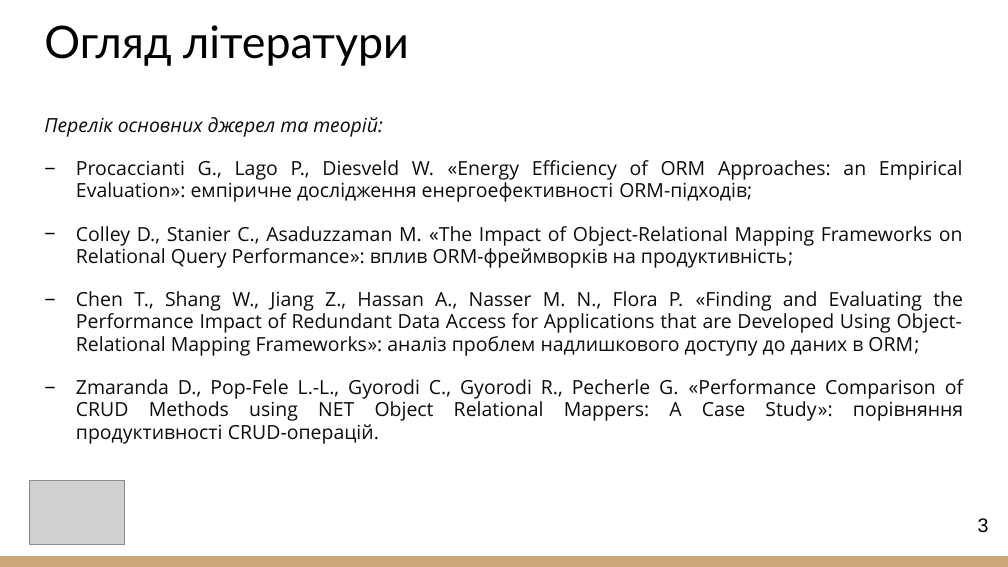
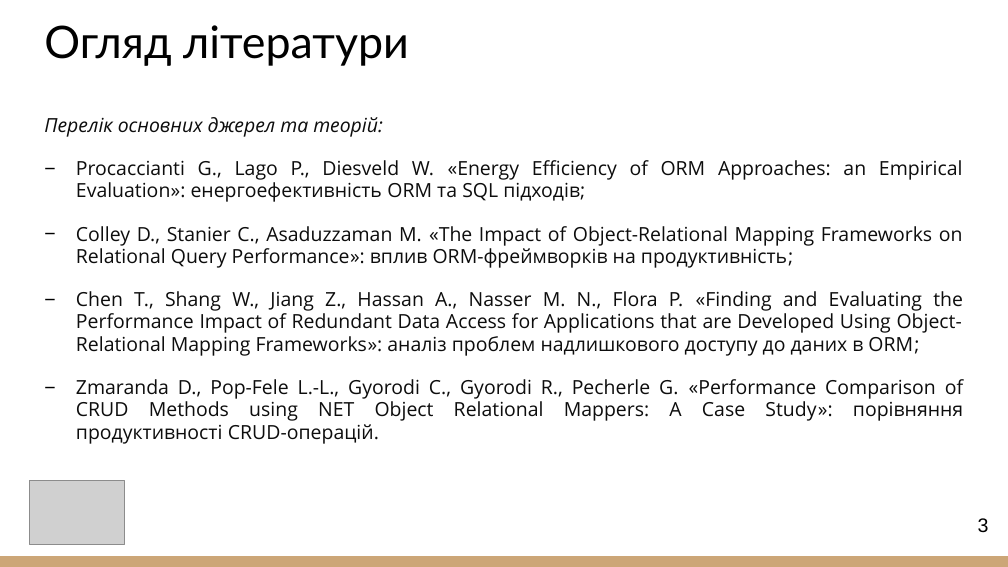
Before and after one commit to yahn1ukov/go-orm-sql-efficiency, a slide deck: slide 3 of 2025_М_ПІ_ІПЗм-23-2_Ягнюков_А_Ю.pptx. Drawn at 1008x567 pixels with LibreOffice and Linux fonts; fonts in the diff are those of the drawing; grey boxes stand for pictures. Boxes give left, top, right and bottom in pixels: in the first picture for what was removed or moved away, otherwise in the second. Text is boxed around its words. In the diff, an @@ line names an element or a change of style, - is before the commit and + after.

```diff
--- a/2025_М_ПІ_ІПЗм-23-2_Ягнюков_А_Ю.pptx
+++ b/2025_М_ПІ_ІПЗм-23-2_Ягнюков_А_Ю.pptx
@@ text at bbox=[76, 160, 963, 202]: text changed @@
-− Procaccianti G., Lago P., Diesveld W. «Energy Efficiency of ORM Approaches: an Empirical Evaluation»: емпіричне дослідження енергоефективності ORM-підходів;
+− Procaccianti G., Lago P., Diesveld W. «Energy Efficiency of ORM Approaches: an Empirical Evaluation»: енергоефективність ORM та SQL підходів;
```
Also in this commit, not shown: 7 other slides changed.
